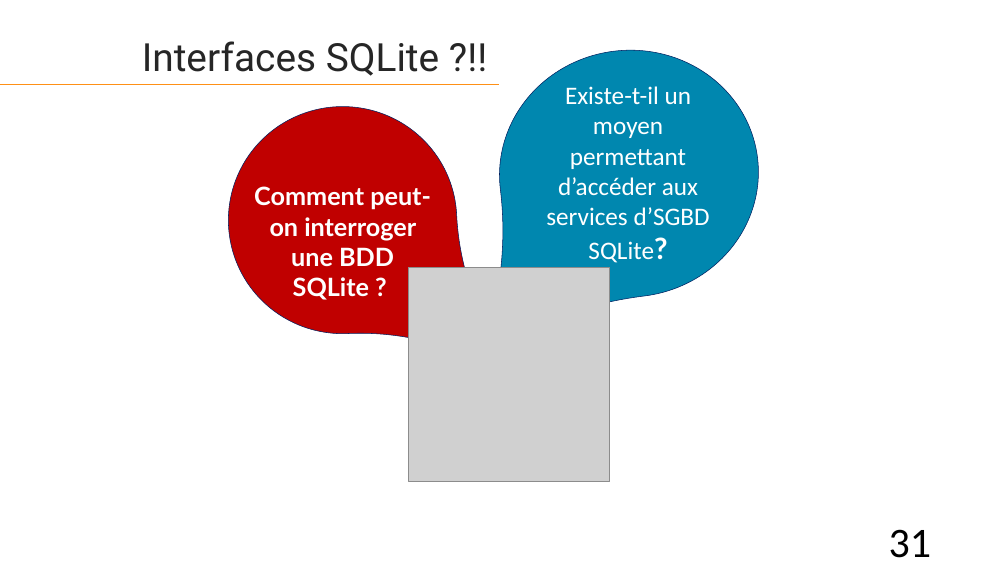
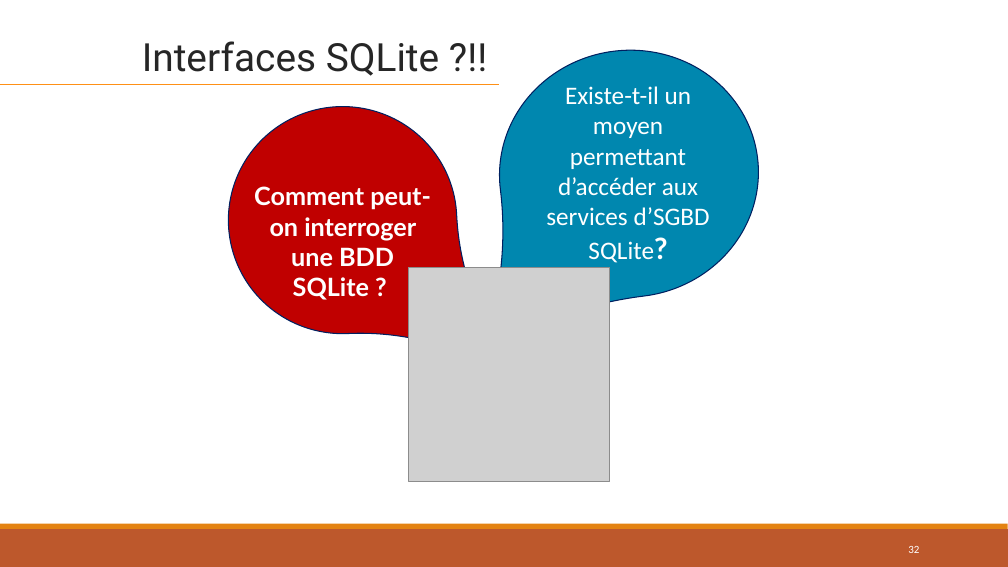
Before and after one commit to lahcenrahlaoui/Wingardium_Leviosaaaa, a slide deck: slide 32 of Presentation-projet-SQLite (1) - Copy.pptx (slide 31 before the commit). Drawn at 1008x567 pixels with LibreOffice and Linux fonts; fonts in the diff are those of the drawing; grey boxes stand for pictures. Boxes give left, top, right and bottom in pixels: in the first picture for what was removed or moved away, otherwise in the second. Text is boxed around its words. In the diff, an @@ line names an element or a change of style, - is before the commit and + after.

```diff
--- a/Presentation-projet-SQLite (1) - Copy.pptx
+++ b/Presentation-projet-SQLite (1) - Copy.pptx
@@ teardrop at (486,36,773,312): outline #002060 0.5 pt to #002060 1 pt @@
@@ teardrop at (223,101,462,339): outline #002060 0.5 pt to #002060 1 pt @@
@@ rectangle added at (0,529,1008,567), fill #BD582C @@
@@ rectangle added at (0,524,1008,529), fill #E48312 @@
@@ page number at (908,546,919,553): text changed; size 40 to 10.5 pt; text colour #000000 to #FFFFFF @@
-31
+32
```
Also in this commit, not shown: 53 other slides changed, 2 slides added, 1 slide removed.
